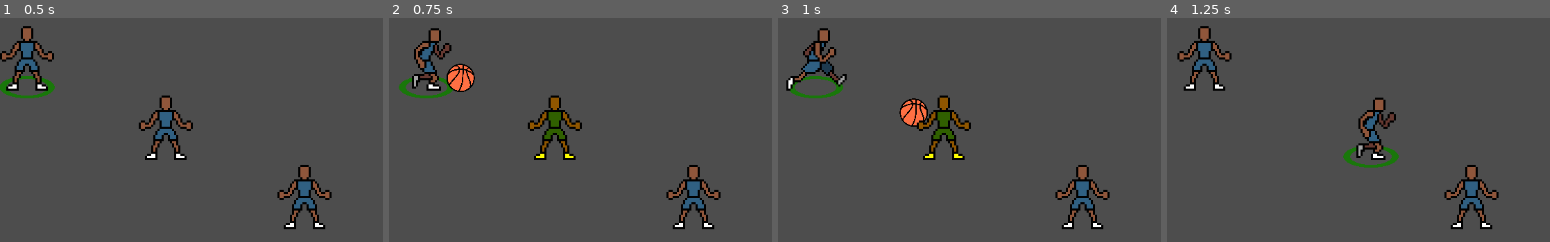
Above: before the commit, frames 1-4 (left to right).
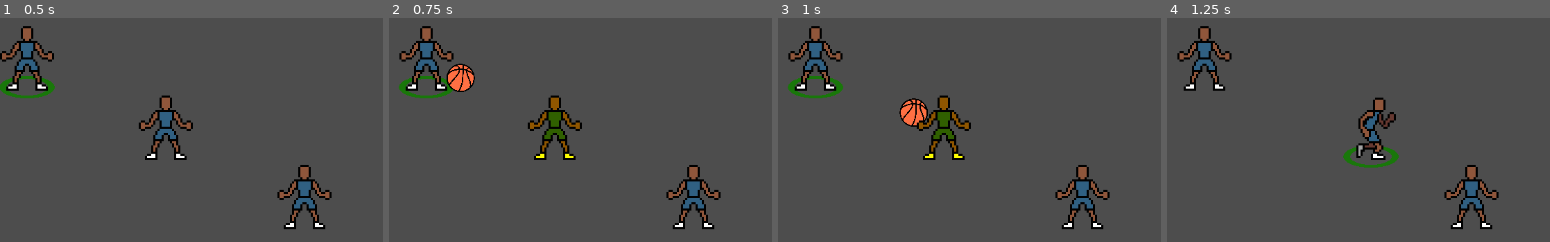
Above: after the commit, the same moments.

Repository: david8zhang/baller-quest-godot
Game: Godot game, scene res://scenes/Main.tscn
Two runs of this game, one before a commit and one after it. Both use one fixed random seed, a clock stepped at 60 frames per second and the inputs below.
Inputs:
- Up to frame 1 (0.5 s): no input
- Up to frame 2 (0.75 s): tap Enter at 0.5 s; hold Right (move_right) from 0.53 s (still down); tap Space (pass) at 0.6 s
- Up to frame 3 (1 s): keep holding Right (move_right)
- Up to frame 4 (1.25 s): keep holding Right (move_right)
The pictures show only the part of the screen within x 8-58%, y 41-91%; the shares and areas given below are measured in that part.

Frame 1 is identical in both runs. In frame 2, 1.9% of the frame differs, in the area x 2-17%, y 3-33%; in frame 3, 2.1%, in the area x 2-19%, y 3-33%; in frame 4, nothing differs.

Commit message:
fix pass animation bug

Diff:
--- a/scripts/fsm/PassState.gd
+++ b/scripts/fsm/PassState.gd
@@ -2,5 +2,6 @@
 extends State
 
 func enter(msg := {}) -> void:
+	anim_sprite.play("idle-front")
 	var player = entity as Player
 	player.pass_ball()
